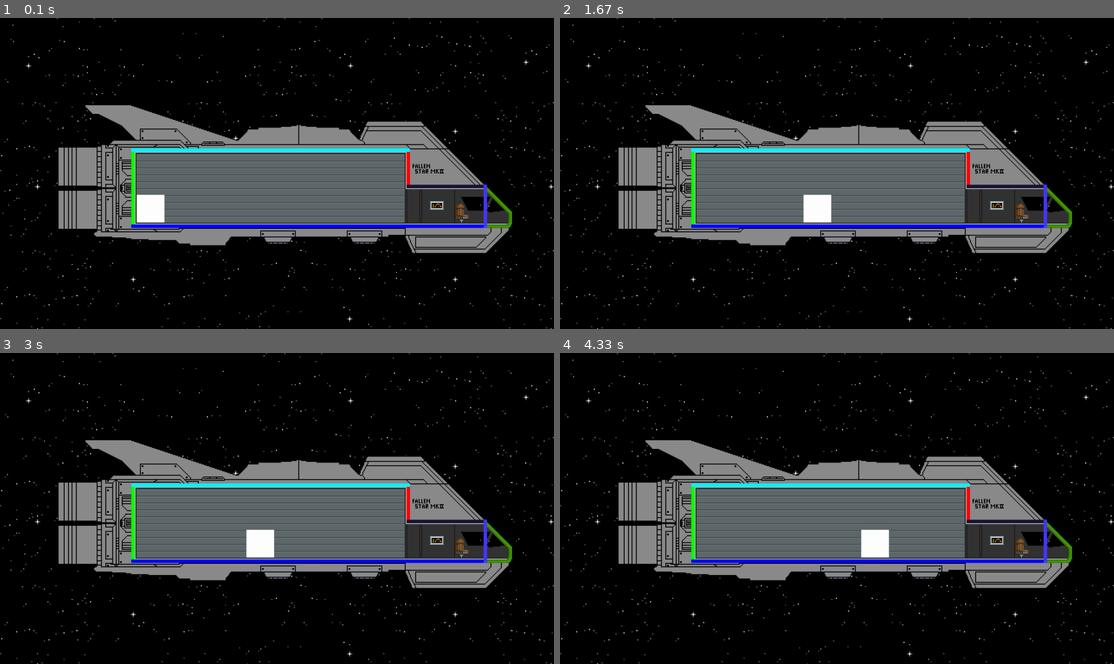
Above: before the commit, frames 1-4 (two rows, left to right).
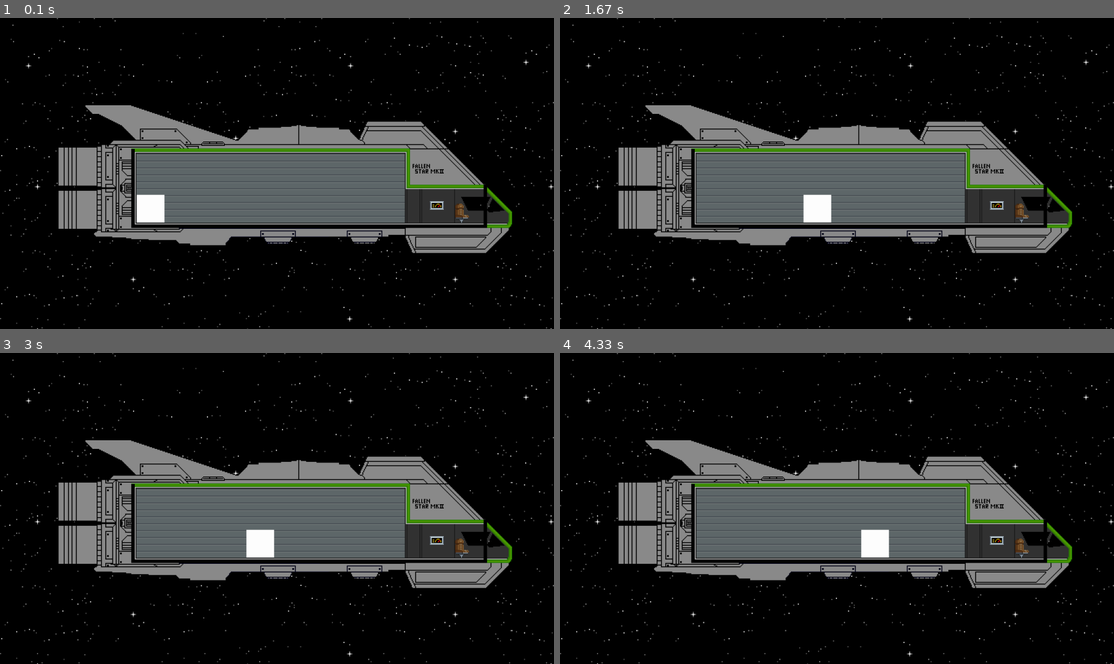
Above: after the commit, the same moments.

Repository: ArcaneTesla/PyGameByArcaneTesla
Game: pygame game, started from Game.py
Same seed, same stepped clock (60 frames per second), same inputs: the game is played once before the commit and once after it.
Inputs:
- Up to frame 1 (0.1 s): no input
- Up to frame 2 (1.67 s): hold Right 0.33-0.8 s; hold Right 0.83-1.3 s; hold Left from 1.33 s (still down)
- Up to frame 3 (3 s): release Left at 1.87 s; hold Left 1.9-2.3 s; hold Right 2.33-2.97 s
- Up to frame 4 (4.33 s): hold Left 3-3.47 s; hold Right 3.5-3.97 s; hold Right from 4 s (still down)

The runs differ from the first frame. In frame 1, 1.9% of the frame differs, in the area x 23-88%, y 41-68%; in frame 2, 1.9%; in frame 3, 1.9%; in frame 4, 1.9%.

Commit message:
Колизия(готово)

Diff:
--- a/Game.py
+++ b/Game.py
@@ -4,9 +4,9 @@
 # Переменные
 direction = False
 isJump = False
+jumpCount = 4
 FPS = 60
 myStep = 10
-jumpCount = 8
 
 pygame.init()
 
@@ -21,6 +21,7 @@
 pygame.mixer.music.load("Test.mp3")
 pygame.mixer.music.play()
 
+
 # Начальные координаты объектов
 
 spriteX = 474
@@ -34,63 +35,35 @@
 
 # барьерные блоки
 
-blocks = []
-block1 = pygame.Surface((12, 138))
-block1.fill((255, 0, 0))
-block1Rect = pygame.Rect(1409, 453, block1.get_width(), block1.get_height())
-blocks.append((block1, block1Rect))
-#
-block2 = pygame.Surface((12, 270))
-block2.fill((0, 255, 0))
-block2Rect = pygame.Rect(455, 455, block2.get_width(), block2.get_height())
-blocks.append((block2, block2Rect))
-#
-block3 = pygame.Surface((1230, 12))
-block3.fill((0, 0, 255))
-block3Rect = pygame.Rect(455, 717, block3.get_width(), block3.get_height())
-blocks.append((block3, block3Rect))
+barriers = []
 
-block4 = pygame.Surface((966, 12))
-block4.fill((0, 244, 255))
-block4Rect = pygame.Rect(455, 453, block4.get_width(), block4.get_height())
-blocks.append((block4, block4Rect))
+barrier1 = pygame.Surface((12, 270))
+barrier1.fill((0, 0, 0))
+barrier1Rect = pygame.Rect(455, 455, barrier1.get_width(), barrier1.get_height())
+barriers.append((barrier1, barrier1Rect))
 
-block5 = pygame.Surface((279, 12))
-block5.fill((23, 22, 55))
-block5Rect = pygame.Rect(1409, 579, block5.get_width(), block5.get_height())
-blocks.append((block5, block5Rect))
+barrier2 = pygame.Surface((1230, 12))
+barrier2.fill((0, 0, 0))
+barrier2Rect = pygame.Rect(455, 717, barrier2.get_width(), barrier2.get_height())
+barriers.append((barrier2, barrier2Rect))
 
-block6 = pygame.Surface((12, 150))
-block6.fill((70, 55, 255))
-block6Rect = pygame.Rect(1676, 579, block6.get_width(), block6.get_height())
-blocks.append((block6, block6Rect))
+barrier3 = pygame.Surface((12, 150))
+barrier3.fill((0, 0, 0))
+barrier3Rect = pygame.Rect(1676, 579, barrier3.get_width(), barrier3.get_height())
+barriers.append((barrier3, barrier3Rect))
 
 
 def newPosition(key_pressed, spriteX, spriteY):
     # Функция пересчитывает координаты новой позиции игрока и проверяет столкновения с блоками
     global myStep
+    global isJump
     global jumpCount
-    global isJump
-    pygame.display.update()
+
     if key_pressed[pygame.K_LEFT]:
             spriteX -= myStep
     elif key_pressed[pygame.K_RIGHT]:
             spriteX += myStep
-    if not (isJump):
-        if key_pressed[pygame.K_SPACE]:
-            isJump = True
-    else:
-        if jumpCount >= -10:
-            if jumpCount < 0:
-                spriteY += (jumpCount ** 2) / 2
-            else:
-                spriteY -= (jumpCount ** 2) / 2
-            jumpCount -= 1
-        else:
-            isJump = False
-            jumpCount = 8
     return spriteX, spriteY
-
 
 def collisionDetected():
     global blocks
@@ -99,7 +72,7 @@
     # Проверка столкновений со всеми блоками в массиве блоков
     for block in blocks:
         if spriteRectNew.colliderect(block[1]):
-            collisionDir = direction
+
             colFlag = True
     return colFlag
 
@@ -108,8 +81,8 @@
     window.blit(background, (0, 0))
     window.blit(spaceshipScale, (spaceship_x, spaceship_y))
 
-    for block in blocks:
-        window.blit(block[0], (block[1].x, block[1].y))
+    for barrier in barriers:
+        window.blit(barrier[0], (barrier[1].x, barrier[1].y))
 
     window.blit(sprite, (spriteRect.x, spriteRect.y))
     pygame.display.update()
@@ -127,17 +100,20 @@
         if key_pressed[pygame.K_ESCAPE]:
             pygame.quit()
             sys.exit()
-        if event.type == pygame.KEYDOWN:
-            direction = pygame.key.get_pressed()
-        if event.type == pygame.KEYUP:
-            direction = False
+
 
     spriteRect = pygame.Rect(spriteX, spriteY, sprite.get_width(), sprite.get_height()) #Текущее место расположения игрока
+
     oldPos = (spriteX, spriteY) #Сохраняем старые координаты
+
     spriteX, spriteY = newPosition(key_pressed, spriteX, spriteY)  #Новые координаты
+
     spriteRectNew = pygame.Rect(spriteX, spriteY, sprite.get_width(), sprite.get_height()) #Новое место расположения картинки
-    if collisionDetected():
-        (spriteX, spriteY) = oldPos #Колизия
+
+    for barrier in barriers:
+        if spriteRectNew.colliderect(barrier[1]):
+            (spriteX, spriteY) = oldPos
+            print('Колизия')#Колизия
 
     draw_Window()# Рисуем всё на экране
 
